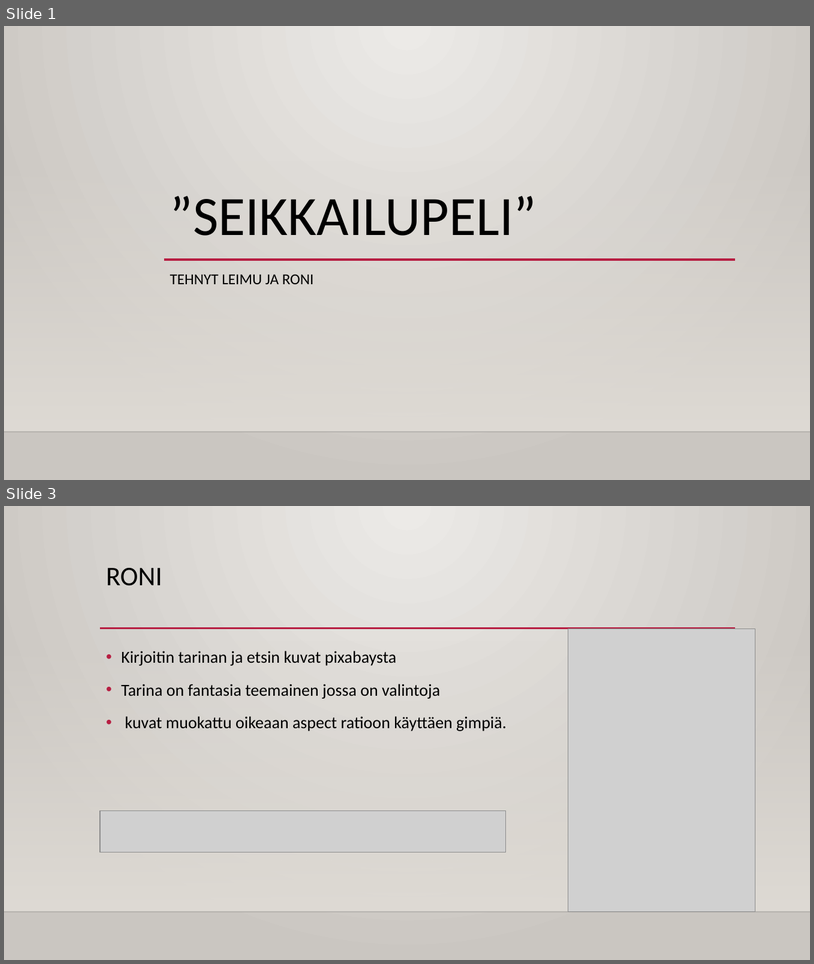
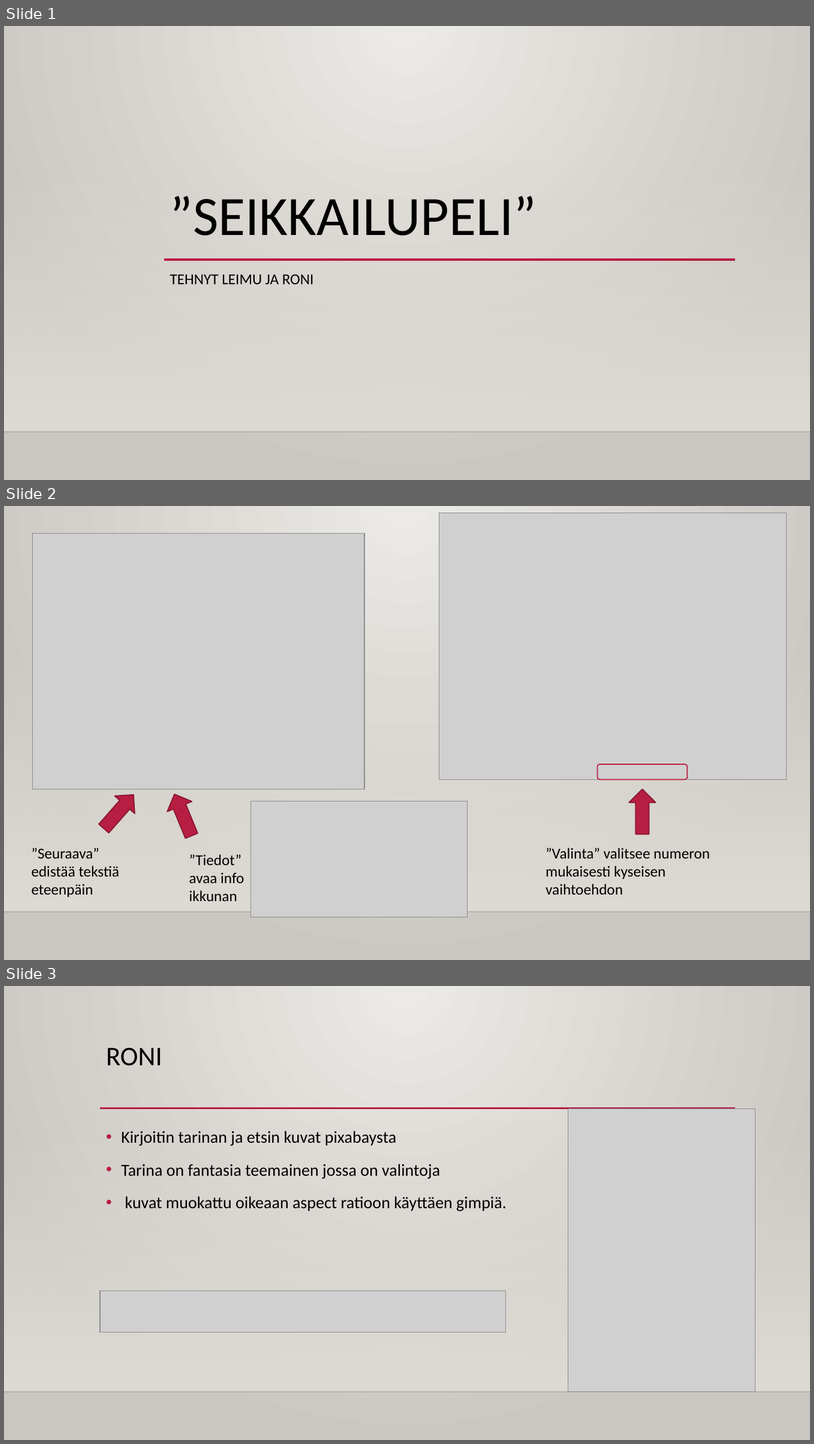
Before and after one commit to luimu64/PROJEKTITYO, a slide deck: Seikkailupeli.pptx. Shown one above the other, each under a label of ours: slides 1 and 3 before the commit, slides 1, 2 and 3 after it; the slides between them are not shown. The pictures are 814x964 and 814x1444 pixels, drawn with LibreOffice and Linux fonts; fonts in the diff are those of the drawing; grey boxes stand for pictures; background and template pictures are left out. Boxes give left, top, right and bottom in pixels: in the first picture for what was removed or moved away, otherwise in the second. Text is boxed around its words. In the diff, an @@ line names an element or a change of style, - is before the commit and + after.

```diff
--- a/Seikkailupeli.pptx
+++ b/Seikkailupeli.pptx
@@ slide 2 added at (4,506,810,960), background gradient #ECEAE7 to #CAC7C1; not listed: 2 template elements that a slide beside it also shows @@
@@ picture added at (440,513,787,779) @@
@@ picture added at (32,533,365,789) @@
@@ rounded rectangle added at (598,765,688,780), outline #B71E42 1.25 pt @@
@@ up arrow added at (94,786,144,837), fill #B71E42, outline #871631 1.25 pt @@
@@ up arrow added at (162,789,204,840), fill #B71E42, outline #871631 1.25 pt @@
@@ up arrow added at (630,789,656,834), fill #B71E42, outline #871631 1.25 pt @@
@@ picture added at (251,801,468,917) @@
@@ text added at (32,847,120,897), 18 pt, text #000000 @@
+”Seuraava” edistää tekstiä eteenpäin
@@ text added at (546,847,710,894), 18 pt, text #000000 @@
+”Valinta” valitsee numeron mukaisesti kyseisen vaihtoehdon
@@ text added at (189,854,244,901), 18 pt, text #000000 @@
+”Tiedot” avaa info ikkunan
```
Also in this commit, not shown: 1 slide changed.
